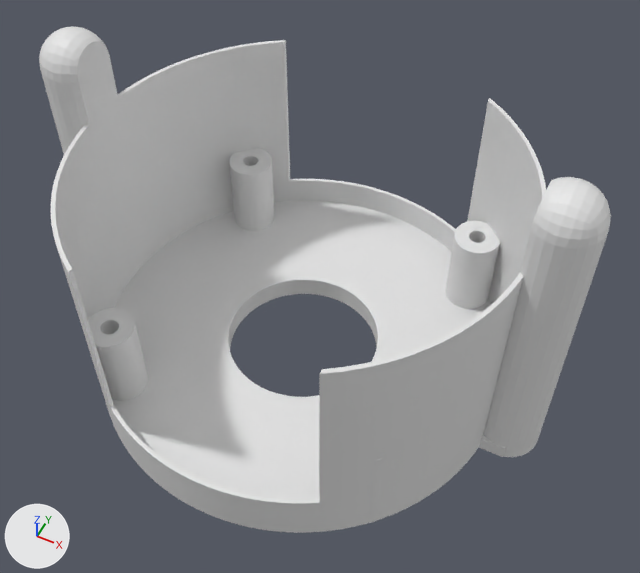
What one commit did to the Blender file 3dPrint/CameraHolder/CameraHolderOutside.blend.
The view is the same before and after, from a 50 mm lens placed at (35.4, -65.7, 95.2), pointed at (3.7, -2.4, 16.1). Every picture has the same lights, and +X, +Y and +Z are marked at lower left.
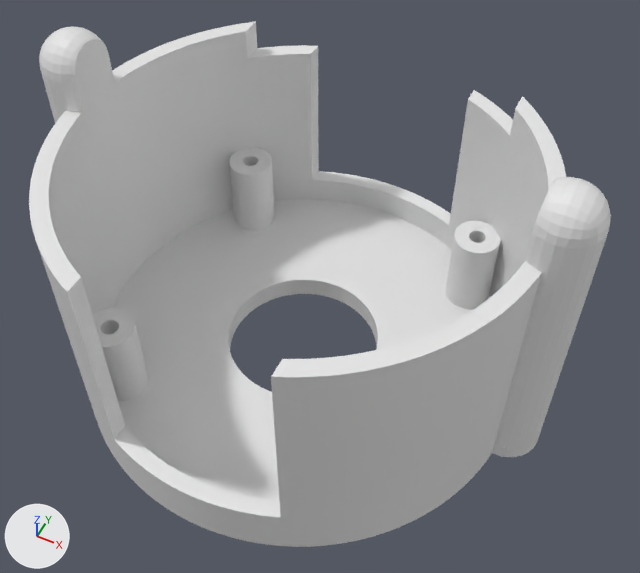
ob_cylinder_outer is not drawn itself; it is used by a modifier of ob_cube.
ob_cubecrop_innerbigger is not drawn itself; it is used by a modifier of ob_cube.
ob_cylinder_innershell is not drawn itself; it is used by a modifier of ob_cube.

Pixel boxes (x1, y1, x2, y2) of what changed, in the pictures (640 x 573 px):
'Cube', modifiers changed, reshaped: before (39, 26, 611, 533); after (29, 22, 611, 547)

The change, as a diff of the scene's bpy script:
```diff
--- a/3dPrint/CameraHolder/CameraHolderOutside.blend.py
+++ b/3dPrint/CameraHolder/CameraHolderOutside.blend.py
@@ mat_material_002 @@
+mat_material_002 = principled_material('Material.002')
+mat_material_002.base_color = (0.8, 0.8, 0.8)  # white #e7e7e7
@@ me_cube_002 @@
+me_cube_002.from_pydata(...)  # a box spanning x -1.0..1.0, y -1.0..1.0, z -1.0..1.0
+me_cube_002.materials.append(mat_material_002)  # white #e7e7e7
@@ ob_cube @@
 _m = ob_cube.modifiers.new('Boolean.008', 'BOOLEAN')
 _m.operation = 'UNION'
-_m = ob_cube.modifiers.new('Boolean.002', 'BOOLEAN')
-_m.operation = 'UNION'
-_m = ob_cube.modifiers.new('Boolean.003', 'BOOLEAN')
-_m.operation = 'UNION'
-_m = ob_cube.modifiers.new('Boolean.011', 'BOOLEAN')
-_m.operation = 'UNION'
 _m = ob_cube.modifiers.new('Boolean.001', 'BOOLEAN')
 _m.object = ob_peghole
-_m = ob_cube.modifiers.new('Boolean.012', 'BOOLEAN')
-_m = ob_cube.modifiers.new('Boolean.013', 'BOOLEAN')
-_m = ob_cube.modifiers.new('Boolean.004', 'BOOLEAN')
 _m = ob_cube.modifiers.new('Boolean.010', 'BOOLEAN')
 _m.object = ob_cubecrop_innerbigger
+_m = ob_cube.modifiers.new('Boolean.002', 'BOOLEAN')
+_m.object = ob_cubecrop_innerhigher
 _m = ob_cube.modifiers.new('Boolean.009', 'BOOLEAN')
@@ ob_cylinder_outer @@
 ob_cylinder_outer.location = (0.0, 0.0, 0.0)
-ob_cylinder_outer.scale = (2.59, 2.8, 0.973)
+ob_cylinder_outer.scale = (2.76, 2.98, 1.04)
 ob_cylinder_outer.hide_set(True)
@@ ob_cubecrop_innerbigger @@
 ob_cubecrop_innerbigger.location = (0.0, 0.0, 56.0)
-ob_cubecrop_innerbigger.scale = (14.0, 50.0, 50.0)
+ob_cubecrop_innerbigger.scale = (11.0, 50.0, 50.0)
 ob_cubecrop_innerbigger.hide_set(True)
@@ ob_cylinder_innershell @@
 ob_cylinder_innershell.location = (0.0, 0.0, 52.0)
-ob_cylinder_innershell.scale = (2.54, 2.75, 1.62)
+ob_cylinder_innershell.scale = (2.56, 2.77, 1.62)
 ob_cylinder_innershell.hide_set(True)
@@ ob_cubecrop_innerhigher @@
+ob_cubecrop_innerhigher = bpy.data.objects.new('CubeCrop_InnerHigher', me_cube_002)
+ob_cubecrop_innerhigher.location = (0.0, 50.0, 78.0)
+ob_cubecrop_innerhigher.scale = (18.0, 50.0, 50.0)
+ob_cubecrop_innerhigher.hide_set(True)
```
